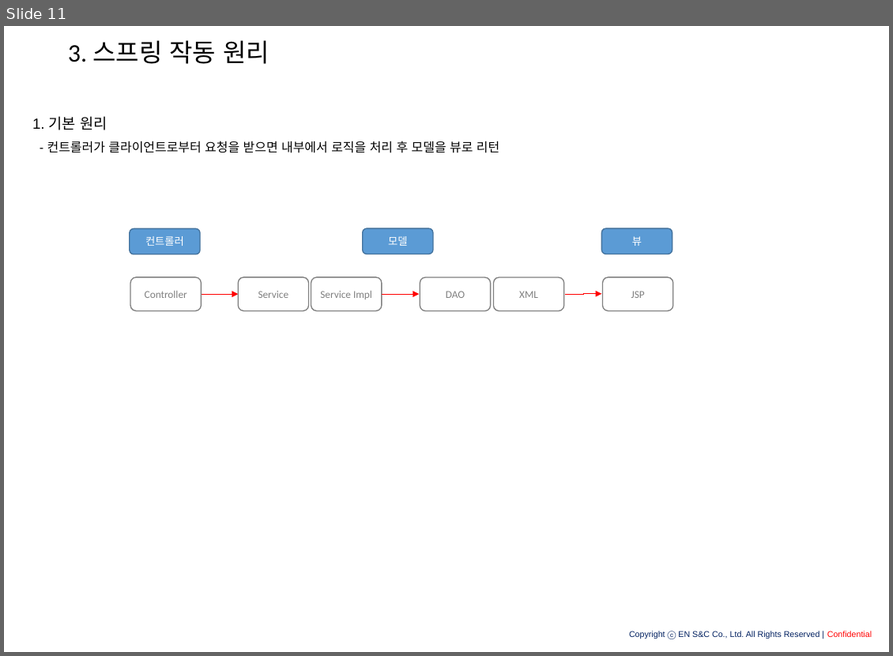
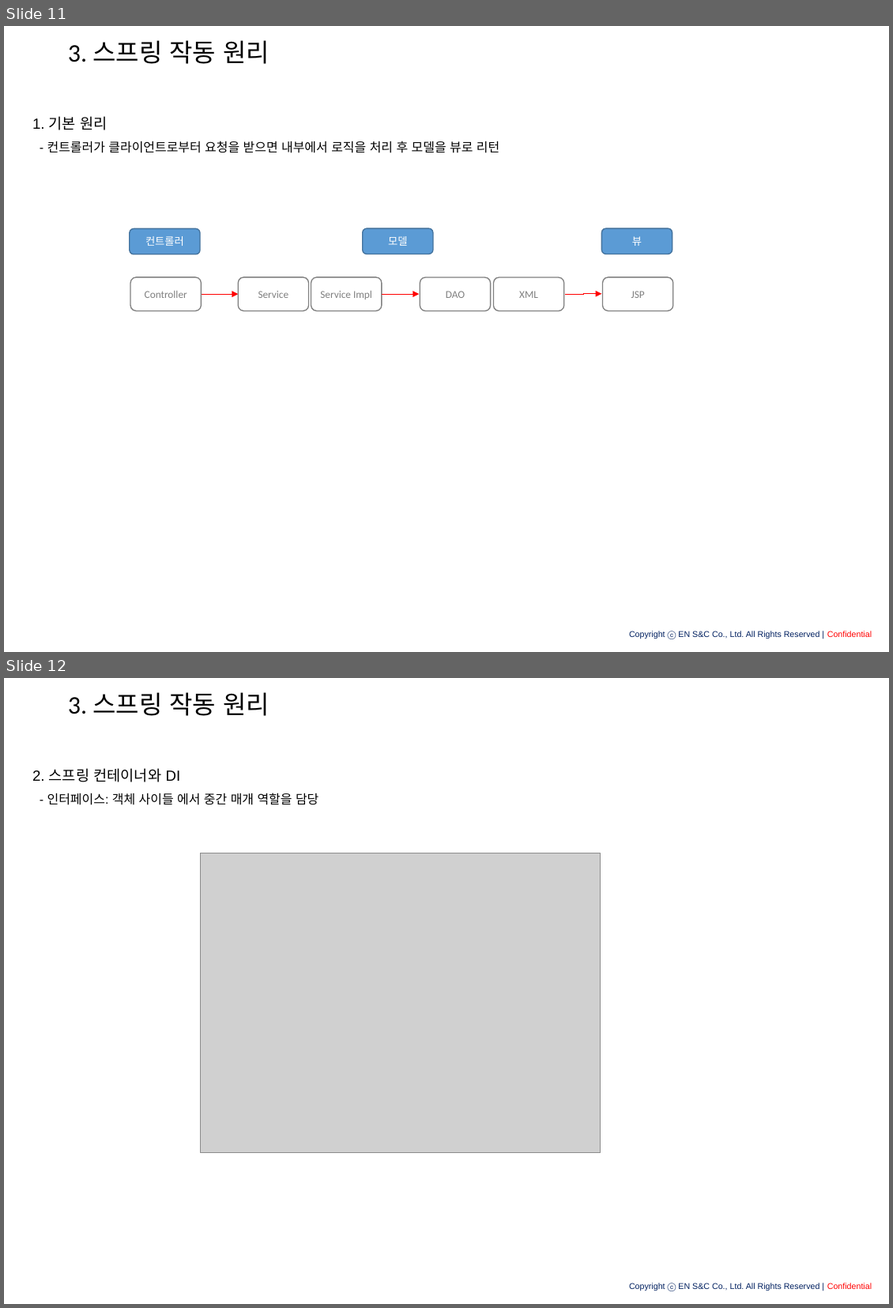
Before and after one commit to eongss/testproject, a slide deck: 스프링의 구조.pptx. Shown one above the other, each under a label of ours: slide 11 before the commit, slides 11 and 12 after it. The pictures are 893x656 and 893x1308 pixels, drawn with LibreOffice and Linux fonts; fonts in the diff are those of the drawing; grey boxes stand for pictures; background and template pictures are left out. Boxes give left, top, right and bottom in pixels: in the first picture for what was removed or moved away, otherwise in the second. Text is boxed around its words. In the diff, an @@ line names an element or a change of style, - is before the commit and + after.

```diff
--- a/스프링의 구조.pptx
+++ b/스프링의 구조.pptx
@@ slide 12 added at [4, 678, 889, 1304], background picture (left out); not listed: 1 template element that a slide beside it also shows @@
@@ text added at [68, 692, 269, 716], 24 pt, text #000000 @@
+3. 스프링 작동 원리
@@ text added at [32, 768, 318, 805], 12 pt, text #000000 @@
+2. 스프링 컨테이너와 DI
+- 인터페이스: 객체 사이들 에서 중간 매개 역할을 담당
@@ picture added at [201, 853, 600, 1152] @@
```
Also in this commit, not shown: 1 slide changed, 1 other file.
